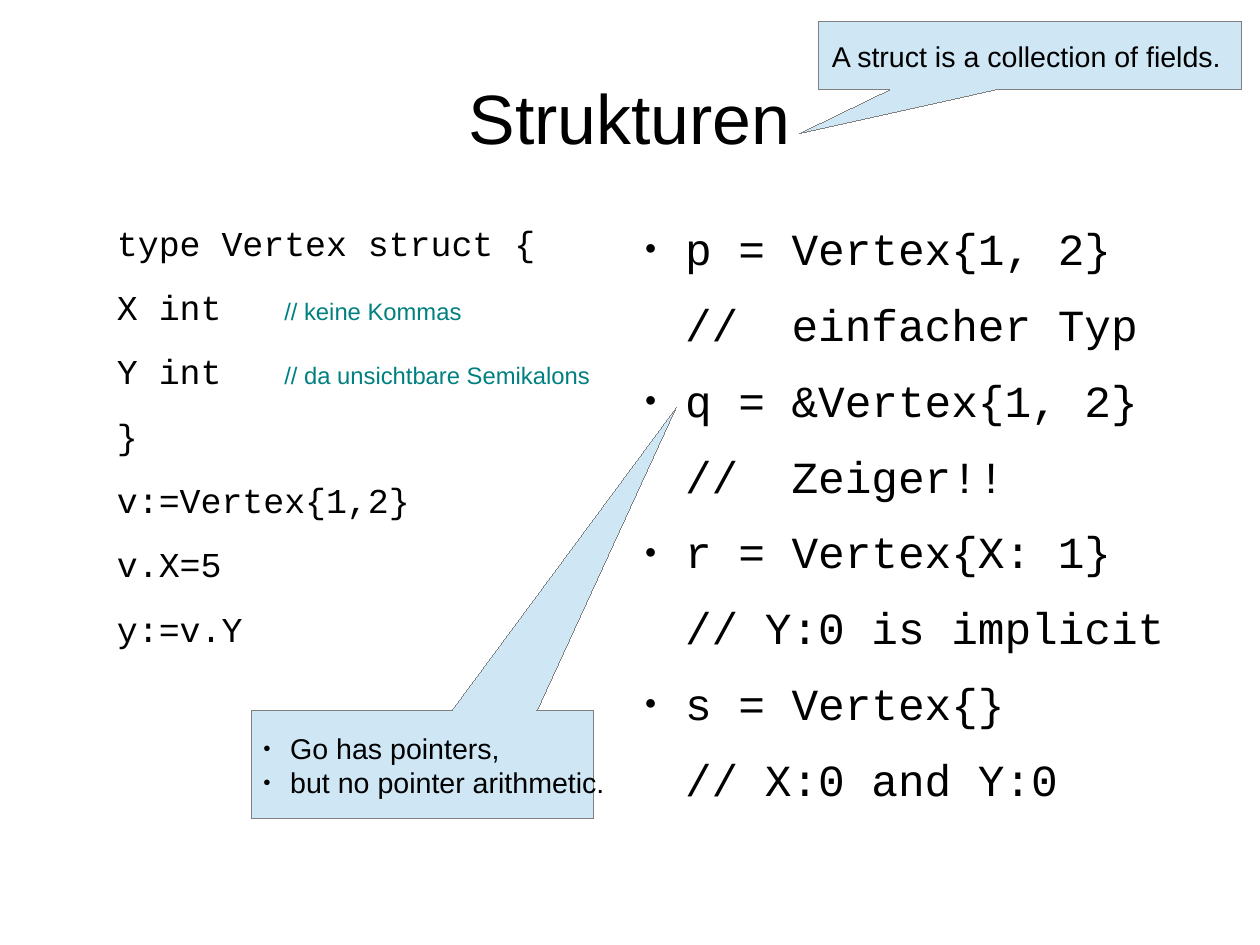
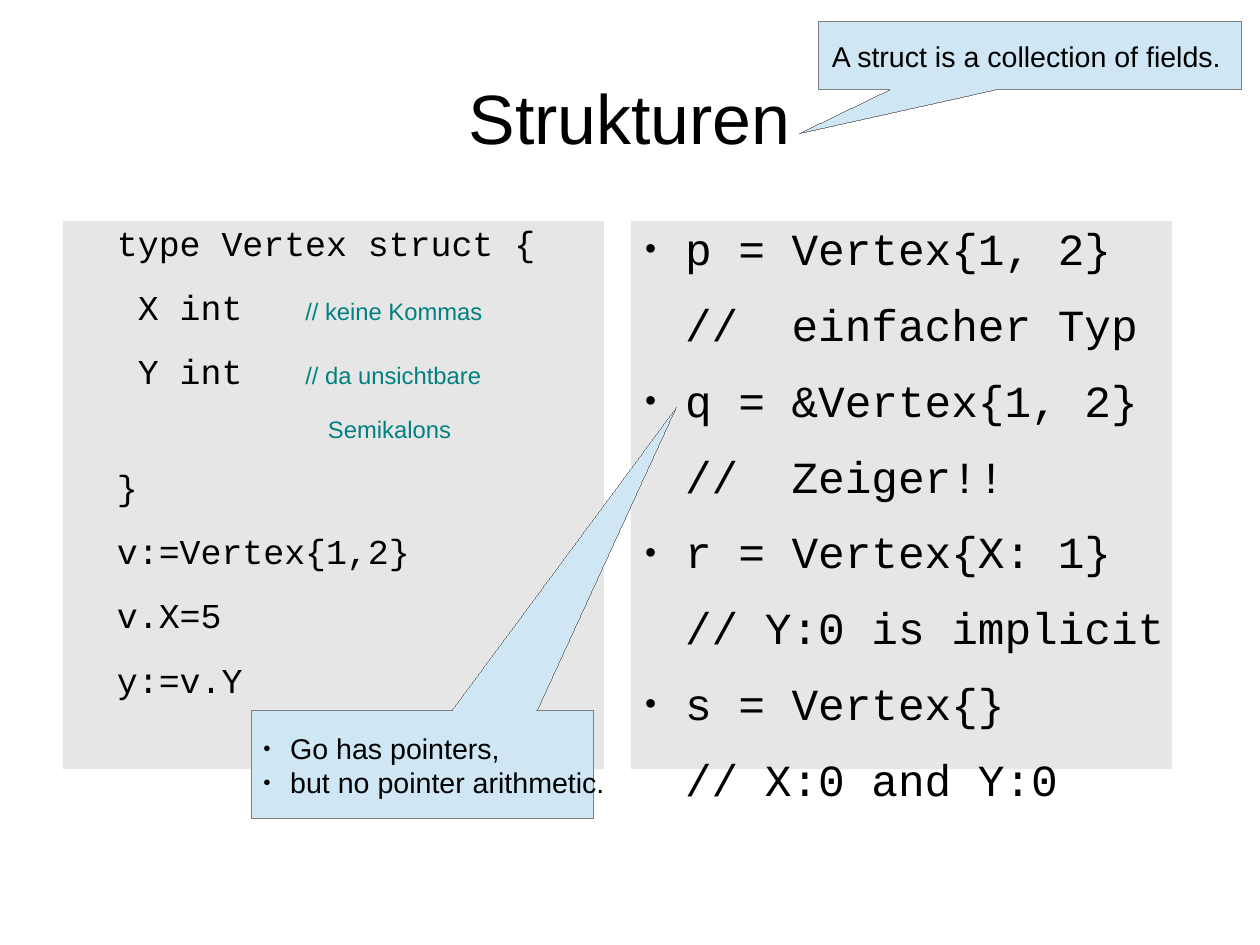
Before and after one commit to rayank77b/smallStuffs, a slide deck: slide 21 of programmierung/vortrag/golang.odp. Drawn at 1260x945 pixels with LibreOffice and Linux fonts; fonts in the diff are those of the drawing. Boxes give left, top, right and bottom in pixels: in the first picture for what was removed or moved away, otherwise in the second. Text is boxed around its words. In the diff, an @@ line names an element or a change of style, - is before the commit and + after.

```diff
--- a/programmierung/vortrag/golang.odp
+++ b/programmierung/vortrag/golang.odp
@@ text "type Vertex struct {": place and size @@
-text "type Vertex struct {" at bbox=[117, 232, 590, 650]
+text "type Vertex struct {" at bbox=[63, 221, 604, 769]
@@ text "type Vertex struct {" at bbox=[63, 221, 604, 769]: fill none to #E6E6E6 @@
@@ text "p = Vertex{1, 2}": place and size @@
-text "p = Vertex{1, 2}" at bbox=[685, 234, 1164, 797]
+text "p = Vertex{1, 2}" at bbox=[631, 221, 1172, 769]
@@ text "p = Vertex{1, 2}" at bbox=[631, 221, 1172, 769]: fill none to #E6E6E6 @@
@@ text at bbox=[138, 360, 481, 439]: text changed @@
-Y int // da unsichtbare Semikalons
+Y int // da unsichtbare
+Semikalons
```
Also in this commit, not shown: 10 other slides changed.
